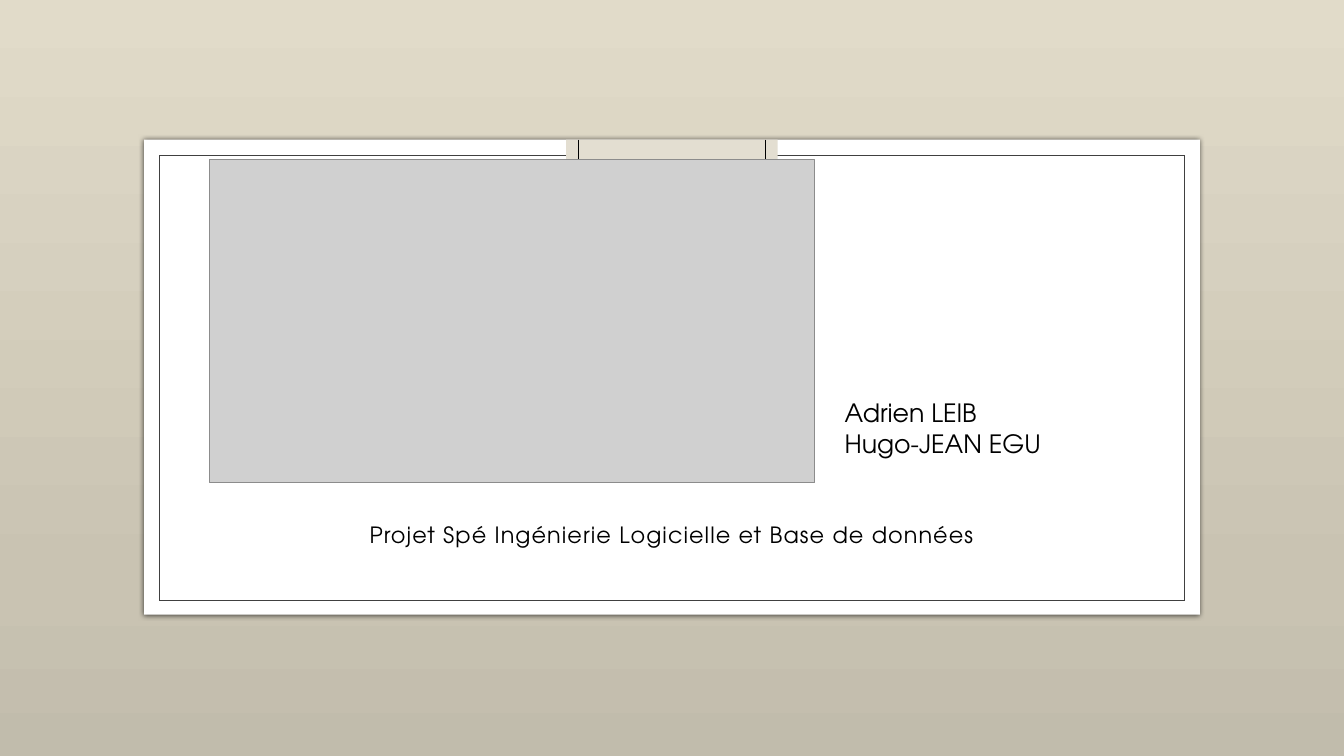
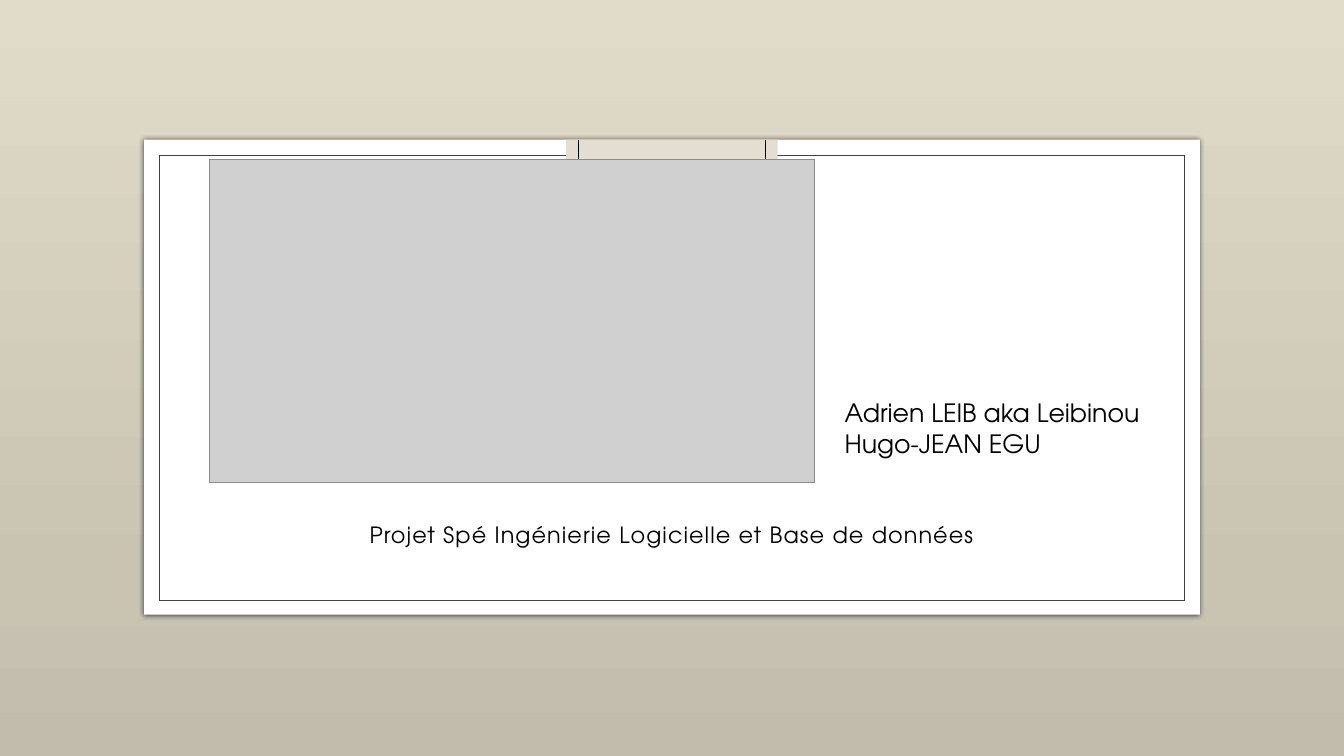
Before and after one commit to AdrienLEIB/projet_dev_logiciel, a slide deck: slide 1 of FNOOK.pptm. Drawn at 1344x756 pixels with LibreOffice and Linux fonts; fonts in the diff are those of the drawing; grey boxes stand for pictures; background and template pictures are left out. Boxes give left, top, right and bottom in pixels: in the first picture for what was removed or moved away, otherwise in the second. Text is boxed around its words. In the diff, an @@ line names an element or a change of style, - is before the commit and + after.

```diff
--- a/FNOOK.pptm
+++ b/FNOOK.pptm
@@ text at (845,403,1139,459): text changed @@
-Adrien LEIB
-Hugo-JEAN EGU
+Adrien LEIB aka Leibinou
+Hugo-JEAN EGU
```
Also in this commit, not shown: 1 other file.
